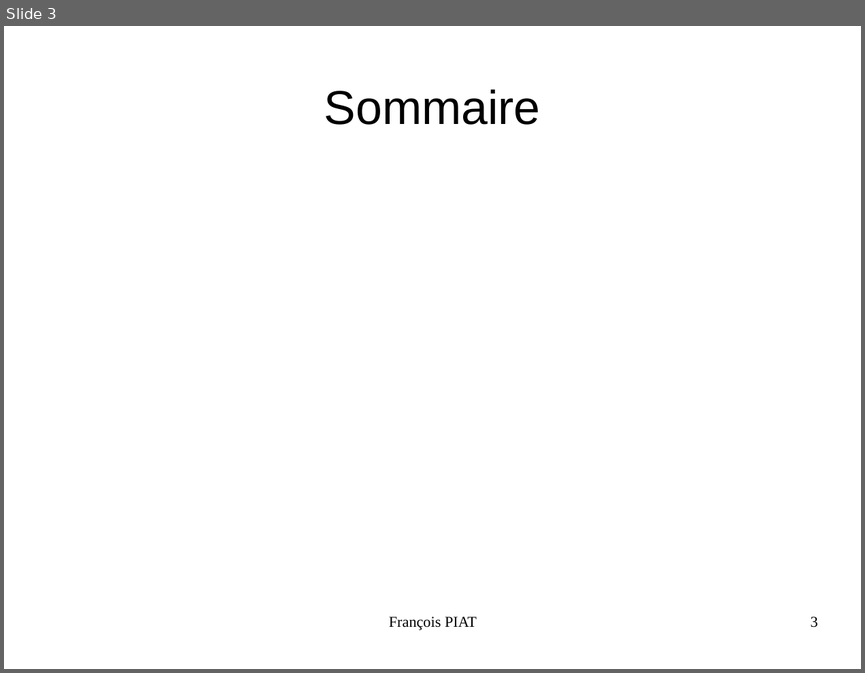
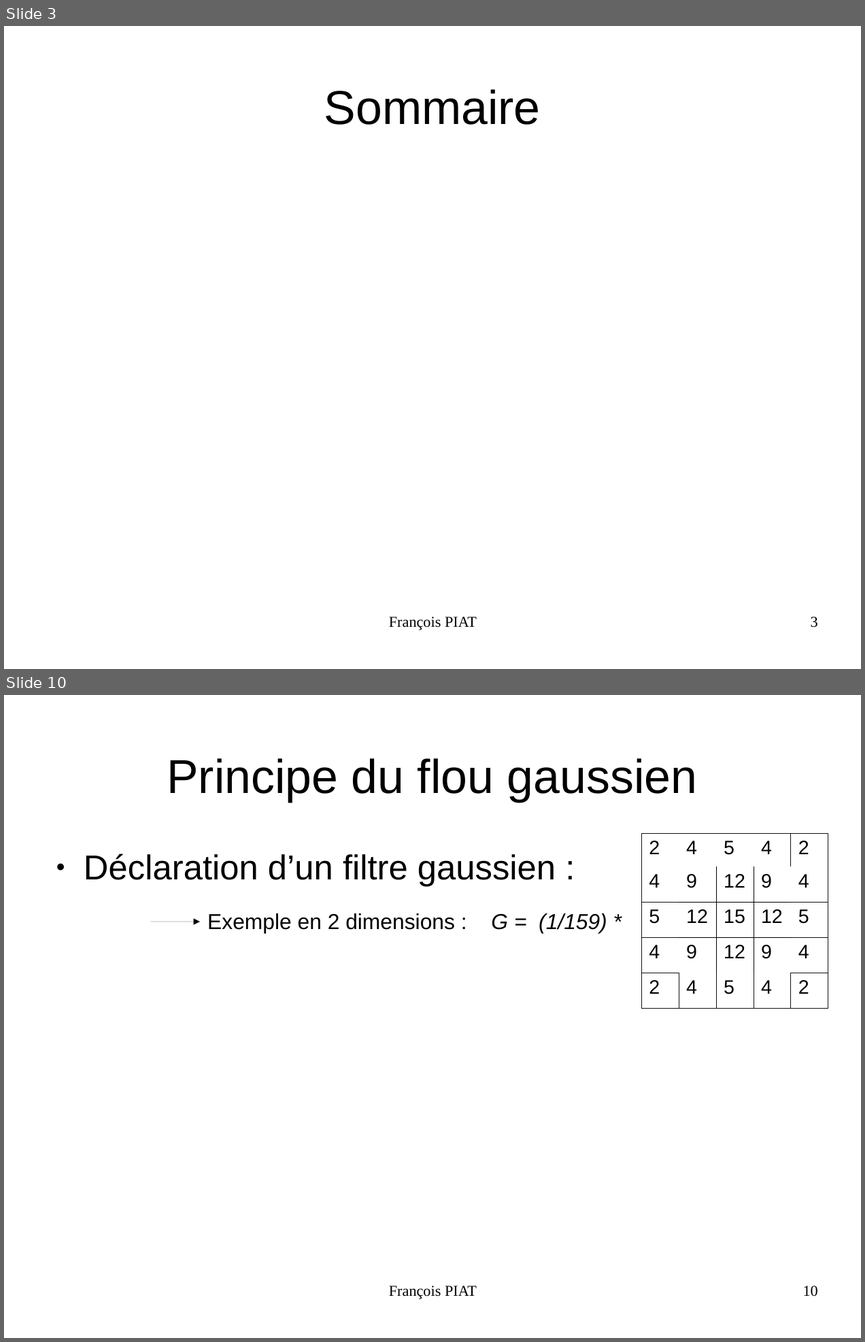
Before and after one commit to piatf/Report-2016-interniship-BioMedIA, a slide deck: presentation.odp. Shown one above the other, each under a label of ours: slide 3 before the commit, slides 3 and 10 after it; the slides between them are not shown. The pictures are 865x673 and 865x1342 pixels, drawn with LibreOffice and Linux fonts; fonts in the diff are those of the drawing. Boxes give left, top, right and bottom in pixels: in the first picture for what was removed or moved away, otherwise in the second. Text is boxed around its words. In the diff, an @@ line names an element or a change of style, - is before the commit and + after.

```diff
--- a/presentation.odp
+++ b/presentation.odp
@@ slide 10 added at box(4, 695, 861, 1338), background #FFFFFF @@
@@ title added at box(167, 758, 697, 802), 44 pt, text #000000 @@
+Principe du flou gaussien
@@ table added at box(642, 834, 828, 1008), 5 rows, 5 columns @@
+2 | 4 | 5 | 4 | 2
+4 | 9 | 12 | 9 | 4
+5 | 12 | 15 | 12 | 5
+4 | 9 | 12 | 9 | 4
+2 | 4 | 5 | 4 | 2
@@ text added at box(84, 853, 555, 887), 32 pt, text #000000 @@
+● Déclaration d’un filtre gaussien :
@@ text added at box(207, 913, 607, 932), 20 pt, text #000000 @@
+Exemple en 2 dimensions : G = (1/159) *
@@ arrow added from (151, 921) to (200, 921), #000000 0 pt @@
@@ text added at box(389, 1285, 477, 1299), 14 pt, text #000000 @@
+François PIAT
@@ page number added at box(803, 1285, 818, 1296), 14 pt, text #000000 @@
+10
```
Also in this commit, not shown: 4 slides changed, 12 other slides added.
